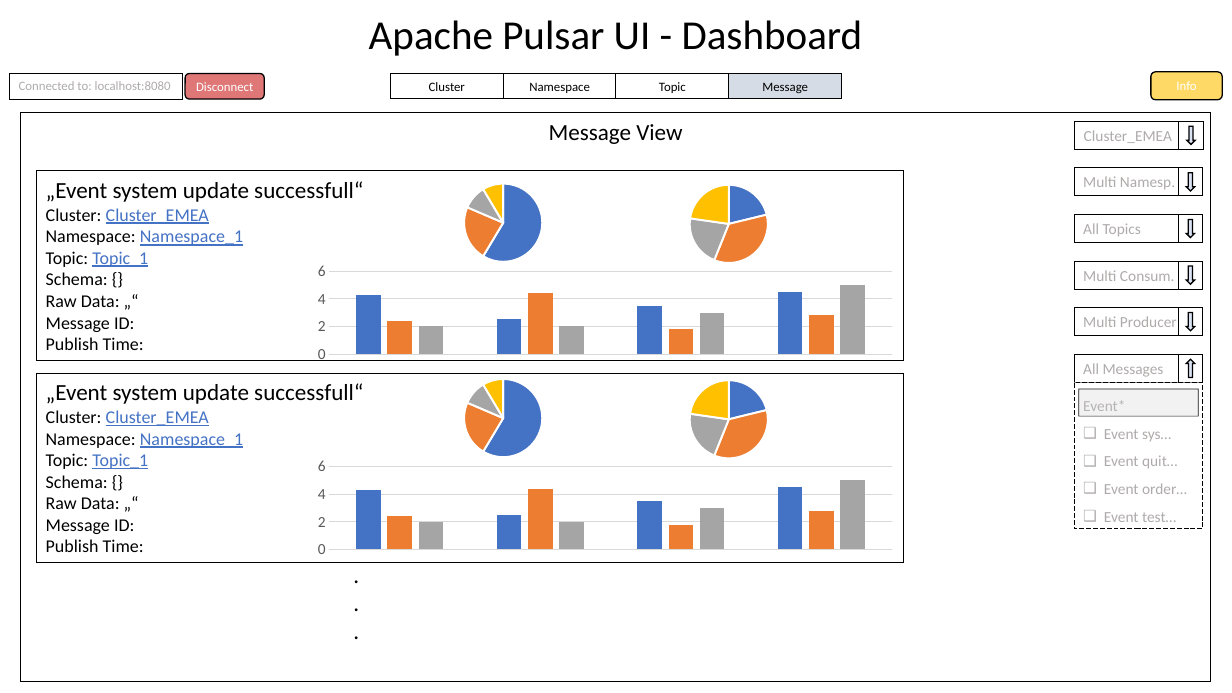
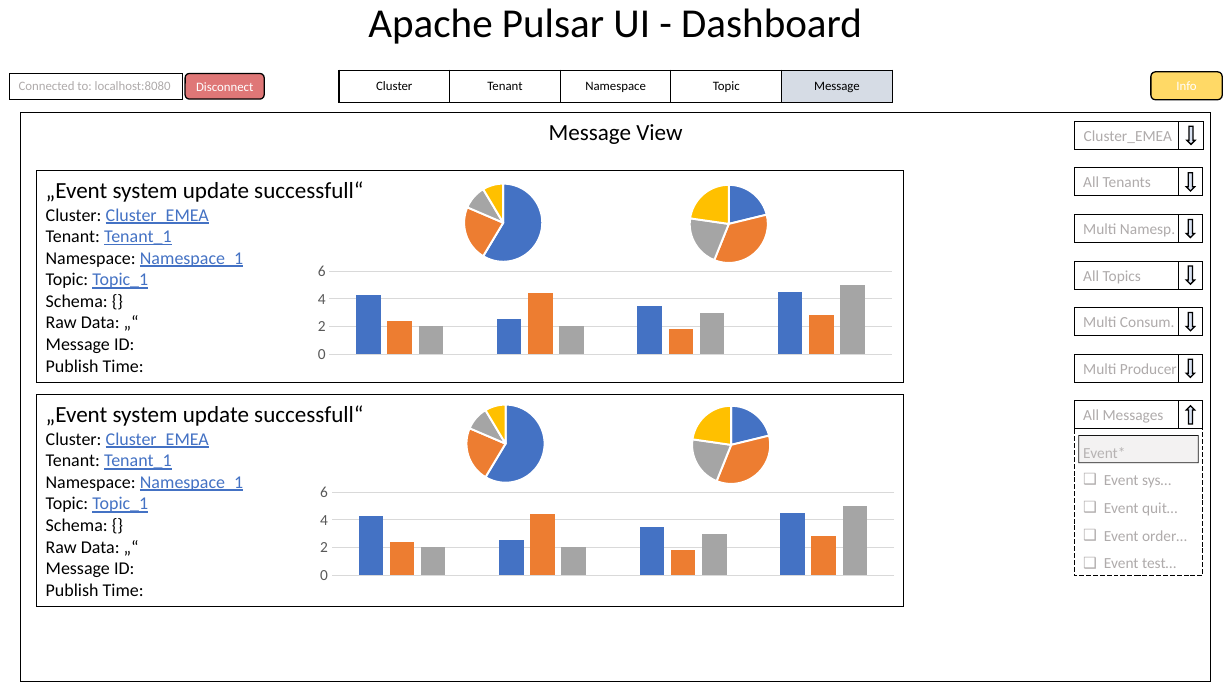
Before and after one commit to amosproj/amos2023ss01-apache-pulsar-ui, a slide deck: slide 9 of Documentation/amos_mockup.pptx (slide 6 before the commit). Drawn at 1232x693 pixels with LibreOffice and Linux fonts; fonts in the diff are those of the drawing; background and template pictures are left out. Boxes give left, top, right and bottom in pixels: in the first picture for what was removed or moved away, otherwise in the second. Text is boxed around its words. In the diff, an @@ line names an element or a change of style, - is before the commit and + after.

Commit message:
updated mockup - added tenant view and producer/consumer popups

```diff
--- a/Documentation/amos_mockup.pptx
+++ b/Documentation/amos_mockup.pptx
@@ text "Apache Pulsar UI - Dashboard": place and size @@
-text "Apache Pulsar UI - Dashboard" at <box>369,20,863,56</box>
+text "Apache Pulsar UI - Dashboard" at <box>368,8,862,44</box>
@@ table added at <box>339,70,894,148</box>, 1 rows, 5 columns @@
+Cluster | Tenant | Namespace | Topic | Message
@@ rectangle removed at <box>391,74,504,99</box> @@
-Cluster
@@ rectangle removed at <box>504,74,616,99</box> @@
-Namespace
@@ rectangle removed at <box>616,74,729,99</box> @@
-Topic
@@ rectangle removed at <box>729,74,842,99</box> @@
-Message
@@ text in rectangle at <box>21,113,1212,682</box>: paragraphs removed @@
-              .
-              .
-              .
@@ rectangle "„Event system update successfull“": place and size @@
-rectangle "„Event system update successfull“" at <box>37,171,904,360</box>
+rectangle "„Event system update successfull“" at <box>37,171,904,383</box>
@@ rectangle added at <box>1074,168,1203,196</box>, outline #000000 0.75 pt, 12 pt, text #AFABAB @@
+All Tenants
@@ text in rectangle at <box>46,230,172,245</box>: paragraph added @@
+Tenant: Tenant_1
@@ rectangle "All Topics": place and size @@
-rectangle "All Topics" at <box>1074,214,1203,242</box>
+rectangle "All Topics" at <box>1074,262,1203,289</box>
@@ text in rectangle at <box>1083,316,1175,327</box>: text changed @@
-Multi Producer
+Multi Consum.
@@ rectangle "Multi Producer": place and size @@
-rectangle "Multi Producer" at <box>1074,262,1203,289</box>
+rectangle "Multi Producer" at <box>1074,354,1203,382</box>
@@ text in rectangle at <box>1083,363,1177,374</box>: text changed @@
-Multi Consum.
+Multi Producer
@@ down arrow at <box>1187,360,1195,378</box>: rotation 180 to 0 degrees @@
@@ rectangle "„Event system update successfull“": place and size @@
-rectangle "„Event system update successfull“" at <box>37,373,904,563</box>
+rectangle "„Event system update successfull“" at <box>37,396,904,607</box>
@@ pie chart: place and size @@
-pie chart at <box>444,366,563,470</box>
+pie chart at <box>445,392,565,495</box>
@@ pie chart: place and size @@
-pie chart at <box>669,368,788,471</box>
+pie chart at <box>672,393,791,496</box>
@@ 4 rectangles: place and size @@
-4 rectangles at <box>1074,168,1203,529</box>
+4 rectangles at <box>1074,214,1203,575</box>
@@ line added from (1178, 401) to (1178, 429), #000000 0.5 pt @@
@@ down arrow added at <box>1187,406,1195,424</box>, fill #DAE3F3, outline #000000 1 pt @@
@@ text in rectangle at <box>46,454,172,470</box>: paragraph added @@
+Tenant: Tenant_1
@@ column chart: place and size @@
-column chart at <box>306,456,904,561</box>
+column chart at <box>309,481,907,586</box>
```
Also in this commit, not shown: 5 other slides changed, 3 slides added, 1 other file.
